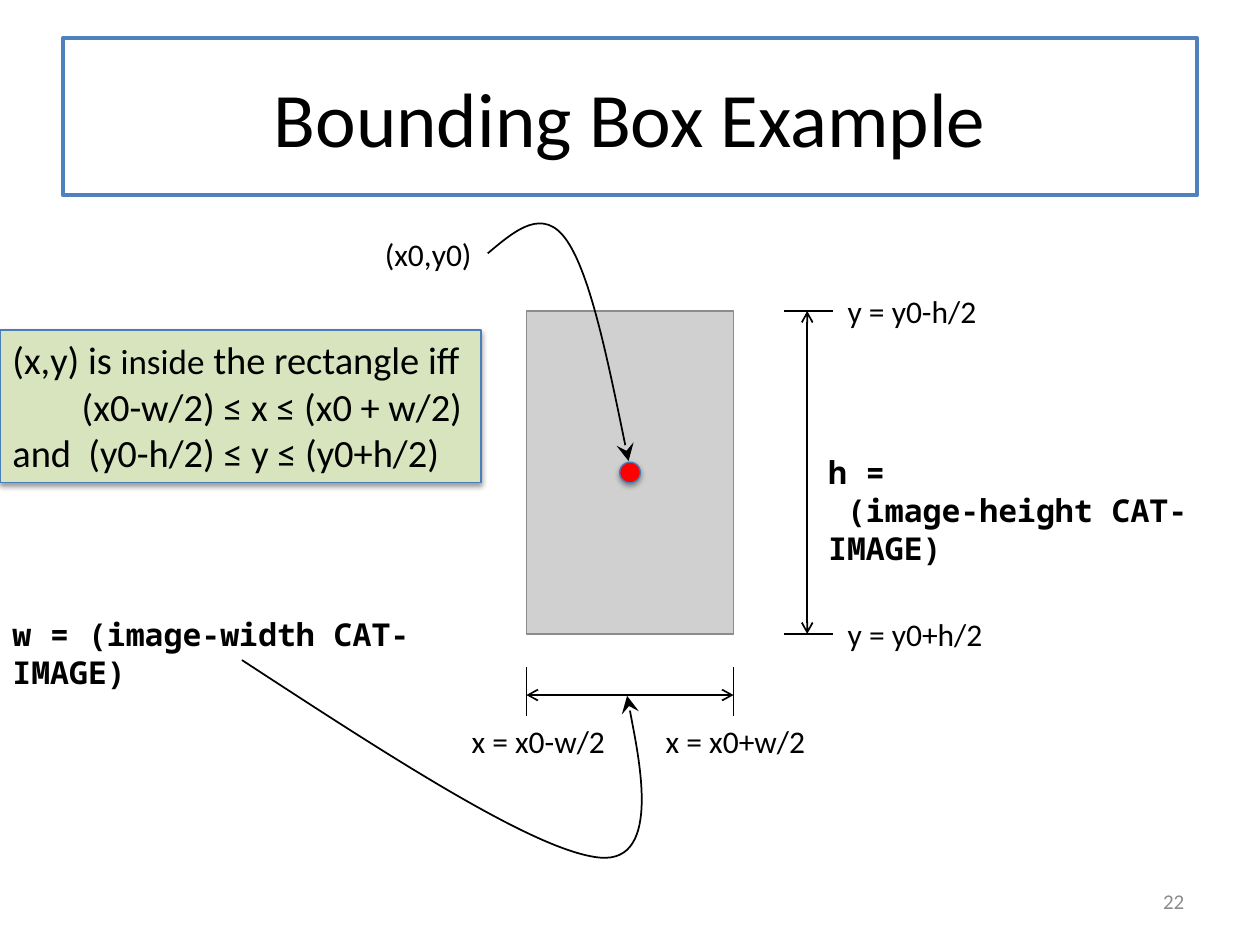
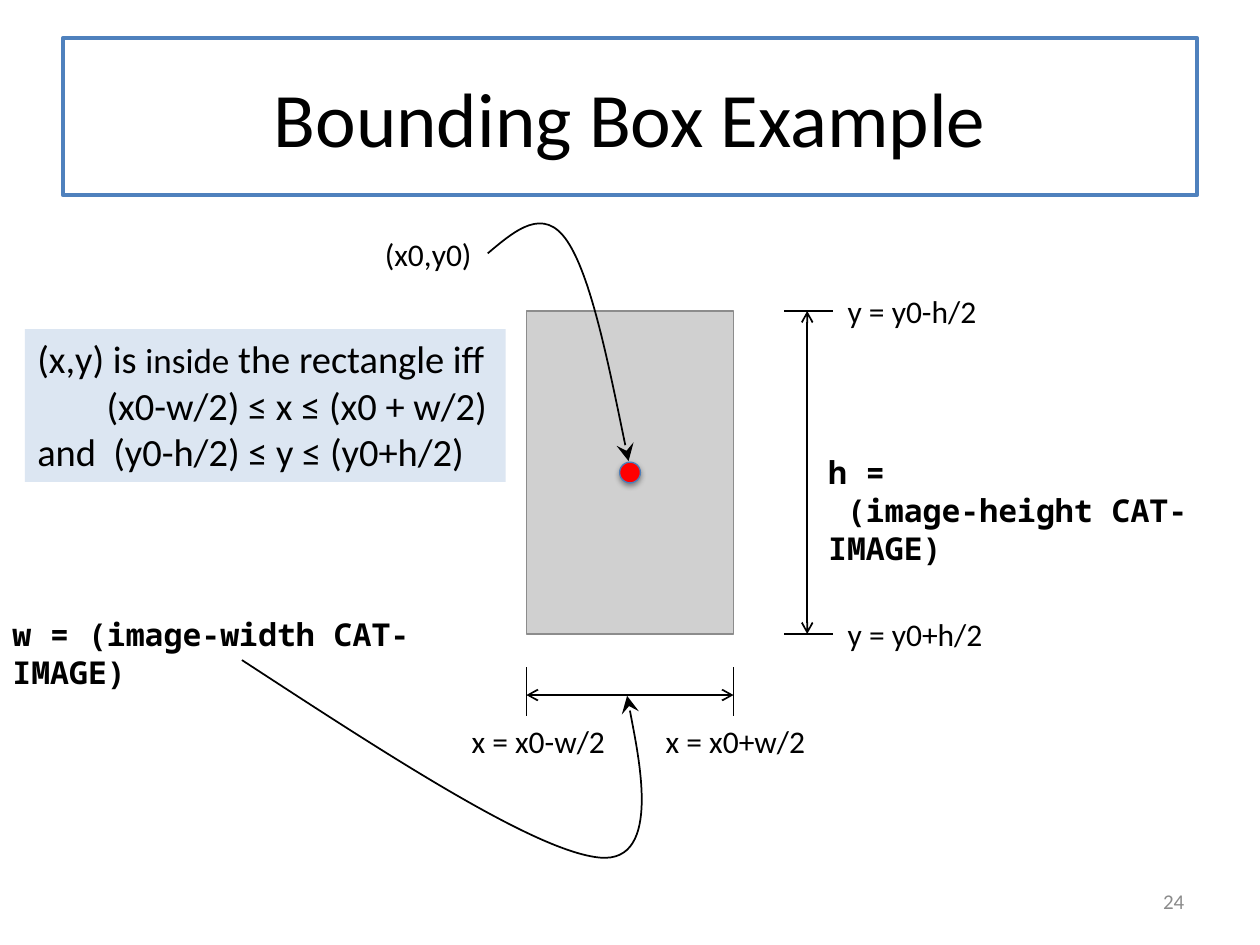
Before and after one commit to mwand/cs5010f17, a slide deck: slide 24 of Slides/Lesson 3.1 Working with images and scenes.pptx (slide 22 before the commit). Drawn at 1260x945 pixels with LibreOffice and Linux fonts; fonts in the diff are those of the drawing; grey boxes stand for pictures. Boxes give left, top, right and bottom in pixels: in the first picture for what was removed or moved away, otherwise in the second. Text is boxed around its words. In the diff, an @@ line names an element or a change of style, - is before the commit and + after.

```diff
--- a/Slides/Lesson 3.1 Working with images and scenes.pptx
+++ b/Slides/Lesson 3.1 Working with images and scenes.pptx
@@ rectangle "(x,y) is inside the rectangle ...": place and size @@
-rectangle "(x,y) is inside the rectangle ..." at [0, 330, 481, 483]
+rectangle "(x,y) is inside the rectangle ..." at [25, 329, 507, 481]
@@ rectangle "(x,y) is inside the rectangle ..." at [25, 329, 507, 481]: fill #D7E4BD to #DCE6F2; outline #4B7EBC 0.75 pt to none; shadow off @@
@@ page number at [1163, 895, 1184, 909]: text changed @@
-22
+24
```
Also in this commit, not shown: 9 other slides changed, 2 slides added, 1 slide removed, 21 other files.
